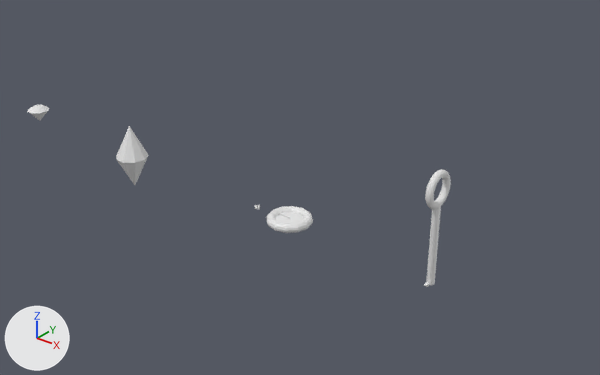
The Blender file Assets/pickups.blend: old version first, new version second.
Rendered twice from a 50 mm camera at (37.2, -30.0, 22.5) aimed at (9.4, 4.8, 0.9). The lights are fixed; the arrows at lower left show +X, +Y and +Z. The older version comes first.

Objects in the first picture: 'Clock', 'Cone', 'Cone.001', 'Key' and 1 more.
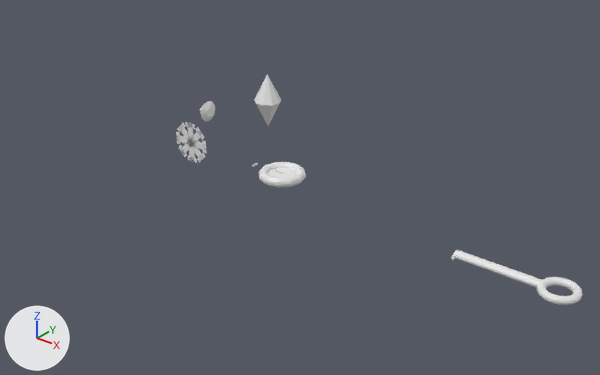
Where the newer file only moved an object's origin or applied its transform, the numbers keep the older frame.

Edits to the bpy script that builds the scene:
```text
Change me_cone_002:
    used by ob_cone_001; location = (-9.21, 0.0, 2.18); rotation_euler = (3.142, 0.0, 0.0), in degrees (180, 0, 0)
    remove me_cone_002.from_pydata(...)  # 25 vertices, 25 faces; spans x -0.713..0.713, y -0.713..0.713, z -0.904..0.137
    add me_cone_002.from_pydata(...)  # 25 vertices, 25 faces; spans x 7.359..8.401, y -8.486..-7.06, z -0.905..0.522
    me_cone_002 part 1: the whole mesh is multiplied about its middle by the matrix ((0.003, 0.0, -1.0), (0.0, -1.0, 0.0), (-1.0, 0.0, -0.003)), then moved by (7.879, -7.773, 0.191)
Change me_torus:
    used by ob_key; location = (21.11, 0.0, 6.15); rotation_euler = (0.0, 1.571, 0.0), in degrees (0, 90, 0); scale = (0.74, 0.74, 0.74)
    remove me_torus.from_pydata(...)  # 679 vertices, 692 faces, 1 loose edge; spans x -1.25..6.8, y -1.25..1.25, z -0.25..0.25
    add me_torus.from_pydata(...)  # 679 vertices, 692 faces, 1 loose edge; spans x 3.59..4.09, y -1.36..1.14, z 1.46..9.51
    me_torus part 2: the whole mesh is turned 90 degrees about the y axis through its middle, then moved by (1.06, -0.11, 5.49)
Add me_cube_015:
    me_cube_015.from_pydata(...)  # 96 vertices, 72 faces; spans x -1.16..1.16, y -0.02..0.02, z -1.16..1.16
Change ob_clock:
    ob_clock.location: (12.5, 0.0, 1.78) -> (12.02, 0.0, 4.26)
Change ob_cone:
    ob_cone.location: (0.06, 0.01, 0.99) -> (0.06, 12.71, 0.99)
Add ob_frost:
    ob_frost = bpy.data.objects.new('Frost', me_cube_015)
    ob_frost.location = (5.35, 0.0, 4.3)
```

Boxes [x1, y1, x2, y2] around the edits, measured in the pictures (600 x 375 px):
'Key', moved, turned
    before: [424, 169, 451, 287]
    after: [451, 250, 582, 305]
'Cone', moved
    before: [116, 126, 149, 185]
    after: [254, 74, 281, 126]
'Clock', moved
    before: [266, 206, 313, 233]
    after: [259, 162, 306, 187]
'Frost', added
    after: [176, 122, 207, 163]
'Cylinder', moved (mostly hidden)
    before: [275, 212, 304, 223]
    after: [268, 167, 297, 178]
'Cone.001', reshaped (27% narrower, 24% taller)
    before: [28, 105, 49, 121]
    after: [200, 101, 215, 121]
'Cube', moved
    before: [280, 214, 290, 219]
    after: [273, 169, 282, 173]
'Cube.002', no longer drawn
    before: [255, 205, 260, 209]
'Cube.001', now drawn
    after: [252, 163, 258, 167]
